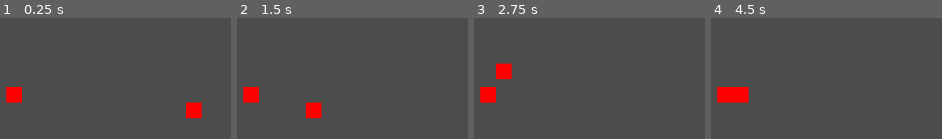
Above: before the commit, frames 1-4 (left to right).
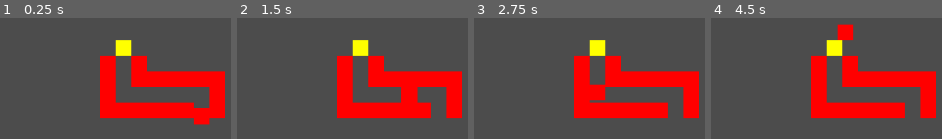
Above: after the commit, the same moments.

Repository: QuorglepleegJr/Pacman
Game: Godot game, scene res://Assets/Scenes/Main.tscn
Two runs of this game, one before a commit and one after it. Both use one fixed random seed, a clock stepped at 60 frames per second and the inputs below.
Inputs:
- Up to frame 1 (0.25 s): no input
- Up to frame 2 (1.5 s): hold Right (ui_right) 0.53-1.28 s; hold Down (ui_down) from 1.28 s (still down)
- Up to frame 3 (2.75 s): release Down (ui_down) at 2.03 s; hold Right (ui_right) from 2.03 s (still down)
- Up to frame 4 (4.5 s): release Right (ui_right) at 2.78 s; hold Up (ui_up) 2.78-3.53 s; hold Left (ui_left) from 3.53 s (still down)

The runs differ from the first frame. In frame 1, 18% of the frame differs, in the area x 2-98%, y 18-89%; in frame 2, 20%; in frame 3, 20%; in frame 4, 20%, in the area x 2-98%, y 4-83%.

Commit message:
Too tired to add commit message

Diff:
--- a/Assets/Scenes/Main.tscn
+++ b/Assets/Scenes/Main.tscn
@@ -1,14 +1,93 @@
-[gd_scene load_steps=3 format=2]
+[gd_scene load_steps=5 format=2]
 
 [ext_resource path="res://Assets/Scenes/Blinky.tscn" type="PackedScene" id=1]
 [ext_resource path="res://Assets/Scenes/Wall.tscn" type="PackedScene" id=2]
+[ext_resource path="res://Assets/Scenes/Pacman.tscn" type="PackedScene" id=3]
+[ext_resource path="res://Assets/Scripts/Pacman.gd" type="Script" id=4]
 
-[node name="Node2D" type="Node2D"]
+[node name="Main" type="Node2D"]
 
-[node name="Blinky" parent="." instance=ExtResource( 1 )]
+[node name="Walls" type="Node" parent="."]
+
+[node name="Wall" parent="Walls" instance=ExtResource( 2 )]
+position = Vector2( 480, 280 )
+scale = Vector2( 0.313, 0.313 )
+
+[node name="Wall2" parent="Walls" instance=ExtResource( 2 )]
+position = Vector2( 460, 280 )
+scale = Vector2( 0.313, 0.313 )
+
+[node name="Wall3" parent="Walls" instance=ExtResource( 2 )]
+position = Vector2( 440, 280 )
+scale = Vector2( 0.313, 0.313 )
+
+[node name="Wall4" parent="Walls" instance=ExtResource( 2 )]
+position = Vector2( 420, 280 )
+scale = Vector2( 0.313, 0.313 )
+
+[node name="Wall5" parent="Walls" instance=ExtResource( 2 )]
+position = Vector2( 400, 280 )
+scale = Vector2( 0.313, 0.313 )
+
+[node name="Wall6" parent="Walls" instance=ExtResource( 2 )]
+position = Vector2( 380, 280 )
+scale = Vector2( 0.313, 0.313 )
+
+[node name="Wall7" parent="Walls" instance=ExtResource( 2 )]
+position = Vector2( 380, 260 )
+scale = Vector2( 0.313, 0.313 )
+
+[node name="Wall8" parent="Walls" instance=ExtResource( 2 )]
+position = Vector2( 380, 240 )
+scale = Vector2( 0.313, 0.313 )
+
+[node name="Wall9" parent="Walls" instance=ExtResource( 2 )]
+position = Vector2( 380, 220 )
+scale = Vector2( 0.313, 0.313 )
+
+[node name="Wall10" parent="Walls" instance=ExtResource( 2 )]
+position = Vector2( 420, 220 )
+scale = Vector2( 0.313, 0.313 )
+
+[node name="Wall11" parent="Walls" instance=ExtResource( 2 )]
+position = Vector2( 420, 240 )
+scale = Vector2( 0.313, 0.313 )
+
+[node name="Wall12" parent="Walls" instance=ExtResource( 2 )]
+position = Vector2( 520, 260 )
+scale = Vector2( 0.313, 0.313 )
+
+[node name="Wall13" parent="Walls" instance=ExtResource( 2 )]
+position = Vector2( 520, 240 )
+scale = Vector2( 0.313, 0.313 )
+
+[node name="Wall14" parent="Walls" instance=ExtResource( 2 )]
+position = Vector2( 500, 240 )
+scale = Vector2( 0.313, 0.313 )
+
+[node name="Wall15" parent="Walls" instance=ExtResource( 2 )]
+position = Vector2( 480, 240 )
+scale = Vector2( 0.313, 0.313 )
+
+[node name="Wall16" parent="Walls" instance=ExtResource( 2 )]
+position = Vector2( 460, 240 )
+scale = Vector2( 0.313, 0.313 )
+
+[node name="Wall17" parent="Walls" instance=ExtResource( 2 )]
+position = Vector2( 440, 240 )
+scale = Vector2( 0.313, 0.313 )
+
+[node name="Wall18" parent="Walls" instance=ExtResource( 2 )]
+position = Vector2( 520, 280 )
+scale = Vector2( 0.313, 0.313 )
+
+[node name="Ghosts" type="Node" parent="."]
+
+[node name="Blinky" parent="Ghosts" instance=ExtResource( 1 )]
 position = Vector2( 500, 300 )
 scale = Vector2( 0.313, 0.313 )
 
-[node name="KinematicBody2D" parent="." instance=ExtResource( 2 )]
-position = Vector2( 260, 260 )
+[node name="Pacman" parent="." instance=ExtResource( 3 )]
+position = Vector2( 400, 200 )
 scale = Vector2( 0.313, 0.313 )
+script = ExtResource( 4 )
--- /dev/null
+++ b/Assets/Scenes/Pacman.tscn
@@ -0,0 +1,14 @@
+[gd_scene load_steps=3 format=2]
+
+[ext_resource path="res://Assets/Sprites/PacmanTEMP.png" type="Texture" id=1]
+
+[sub_resource type="RectangleShape2D" id=1]
+extents = Vector2( 32, 32 )
+
+[node name="KinematicBody2D" type="KinematicBody2D"]
+
+[node name="Sprite" type="Sprite" parent="."]
+texture = ExtResource( 1 )
+
+[node name="CollisionShape2D" type="CollisionShape2D" parent="."]
+shape = SubResource( 1 )
--- a/Assets/Scripts/Blinky.gd
+++ b/Assets/Scripts/Blinky.gd
@@ -1 +1,6 @@
 extends Ghost
+
+const SCATTER_TILE_POS = Vector2(25, 0)
+
+func getTargetTile():
+	return get_node("../../Pacman").get_position()/20
--- a/Assets/Scripts/Ghost.gd
+++ b/Assets/Scripts/Ghost.gd
@@ -10,10 +10,10 @@
 
 # CONSTANTS
 
-const SCATTER_TILE_POS = Vector2(0,0) # Overidden in child scripts
-const WALL_POSITIONS = [Vector2(13,13)] # Contains all wall positions - UNIMPLEMENTED
+# SCATTER_TILE_POS defined in child scripts
+var WALL_POSITIONS = [] # Contains all wall positions - var rather than const due to requiring method return
 const DIRECTIONS = [Vector2(0,-1),Vector2(1,0),Vector2(0,1),Vector2(-1,0)] # All unit directions - up, right, etc
-const SPEED_SCALER = 2
+const SPEED_SCALER = 50
 
 # VARIABLES
 
@@ -22,6 +22,7 @@
 var move_direction : Vector2 = Vector2(0,0) # Current direction
 var mode : int = 0 # 0 = chase, 1 = scatter, 2 = frightened, 3 = eaten
 var previous_mode : int = 0 # mode last frame, holds rotating on phase transition
+var turn_ready : bool = true # Whether turns have been made
 
 # Detailed AI for all 4 ghosts + a general explanation:
 # https://www.youtube.com/watch?v=ataGotQ7ir8
@@ -30,6 +31,12 @@
 var rng = RandomNumberGenerator.new() # Used in frightened state ONLY
 
 # FUNCTIONS
+
+func getWalls():
+	var wall_list = []
+	for wall in get_node("../../Walls").get_children():
+		wall_list.append(wall.get_position()/20)
+	return wall_list
 
 func getDirection():
 	if mode == 2: return rng.randi_range(0,3) # Frightened mode, with random directions
@@ -48,7 +55,7 @@
 	for direction in DIRECTIONS:
 		if not direction == move_direction * -1:
 			var new_pos = Vector2(tile_pos.x+direction.x, tile_pos.y+direction.y)
-			if not new_pos in WALL_POSITIONS:
+			if not (new_pos in WALL_POSITIONS):
 				var current_x_squared_distance = (target_tile_pos.x-new_pos.x)*(target_tile_pos.x-new_pos.x)
 				var current_y_squared_distance = (target_tile_pos.y-new_pos.y)*(target_tile_pos.y-new_pos.y)
 				var current_distance_squared = current_x_squared_distance + current_y_squared_distance
@@ -58,13 +65,14 @@
 	return shortest_direction
 
 func getTargetTile():
-	#print("Caution: getTargetTile function called on base class Ghost instead of inheritants")
-	return Vector2(13,13)
+	print("Caution: getTargetTile function called on base class Ghost instead of inheritants")
+	return Vector2(25,15) # Return center of screen
 
 # PROCEDURES
 
 func _ready():
 	rng.randomize()
+	WALL_POSITIONS = getWalls()
 
 func _physics_process(delta):
 	var pos = get_position()
@@ -77,15 +85,20 @@
 
 	# Update tile position and target tile position
 	if int(floor(pos.x)) % 20 == 0 and int(floor(pos.y)) % 20 == 0:
-		move_direction = getDirection()
-		tile_pos = Vector2(pos.x/20, pos.y/20)
-		target_tile_pos = getTargetTile()
+		if turn_ready:
+			set_position(Vector2(int(floor(pos.x)), int(floor(pos.y))))
+			turn_ready = false
+			tile_pos = Vector2(int(floor(pos.x))/20, int(floor(pos.y))/20)
+			target_tile_pos = getTargetTile()
+			move_direction = getDirection()
+
+	else:
+		turn_ready = true
 
 	if previous_mode != mode:
 		move_direction *= -1
 	previous_mode = mode
 
 	var new_position : Vector2 = get_position()
-	new_position.x += move_direction.x * speed * SPEED_SCALER
-	new_position.y += move_direction.y * speed * SPEED_SCALER
+	new_position += move_direction * speed * SPEED_SCALER * delta
 	set_position(new_position)
--- /dev/null
+++ b/Assets/Scripts/Pacman.gd
@@ -0,0 +1,33 @@
+extends KinematicBody2D
+
+const SPEED_SCALER = 50
+
+var tile_pos : Vector2 = Vector2(0,0)
+var direction : Vector2 = Vector2(0,0)
+var new_direction : Vector2 = Vector2(0,0)
+var turn_ready : bool = true
+
+func _physics_process(delta):
+	var pos = get_position()
+
+	if Input.is_action_just_pressed("ui_left"):
+		new_direction = Vector2(-1,0)
+	if Input.is_action_just_pressed("ui_down"):
+		new_direction = Vector2(0,1)
+	if Input.is_action_just_pressed("ui_right"):
+		new_direction = Vector2(1,0)
+	if Input.is_action_just_pressed("ui_up"):
+		new_direction = Vector2(0,-1)
+
+	if int(floor(pos.x)) % 20 == 0 and int(floor(pos.y)) % 20 == 0:
+		if turn_ready:
+			set_position(Vector2(int(floor(pos.x)), int(floor(pos.y))))
+			turn_ready = false
+			tile_pos = Vector2(int(floor(pos.x))/20, int(floor(pos.y))/20)
+			direction = new_direction
+	else:
+		turn_ready = true
+
+	var new_position : Vector2 = get_position()
+	new_position += direction * SPEED_SCALER * delta
+	set_position(new_position)
Not shown, removed: .mono/metadata/ide_messaging_meta.txt
Binary file added: Assets/Sprites/PacmanTEMP.png
Not shown, added: Assets/Sprites/PacmanTEMP.png.import
Not shown, added: Assets/Sprites/PacmanTEMP.xcf
